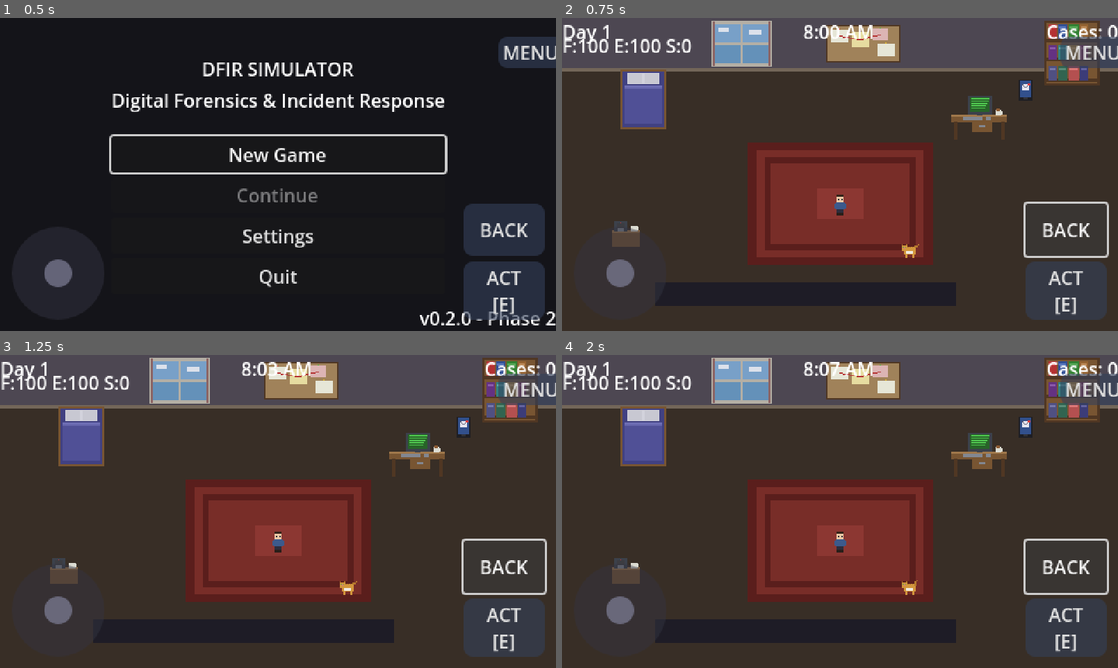
Above: before the commit, frames 1-4 (two rows, left to right).
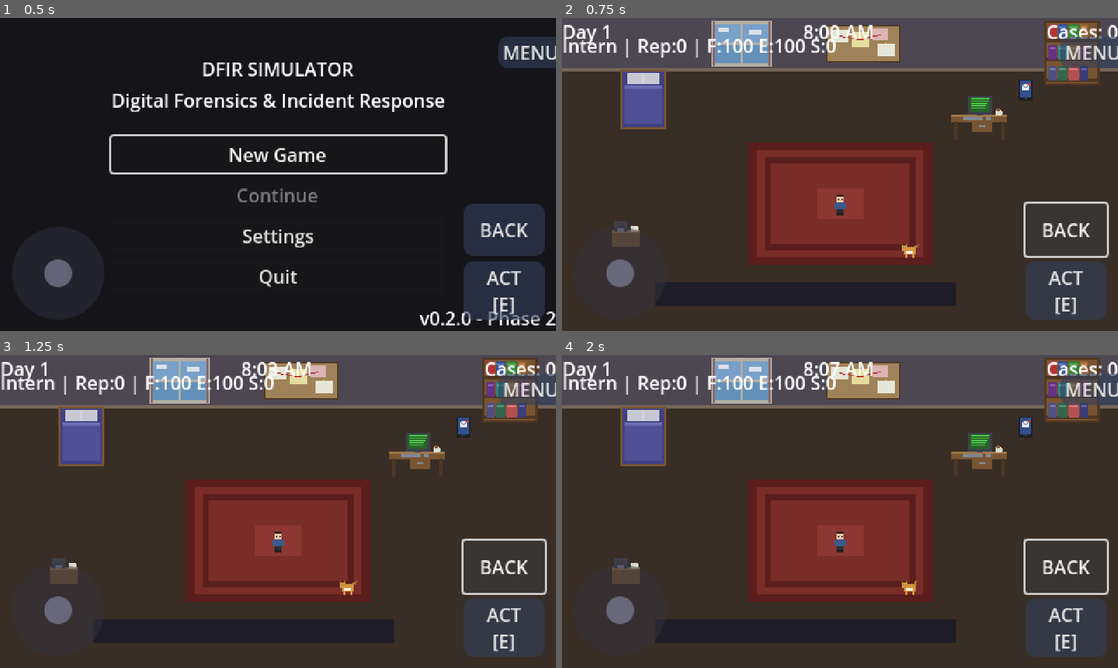
Above: after the commit, the same moments.

Repository: jbeley/dfir-godot
Game: Godot game, scene res://src/scenes/main_menu/main_menu.tscn
The game is run twice, just before and just after one commit, with the same random seed, the same clock (stepped at 60 frames per second) and the same inputs. Sound files missing from this copy of the repository are replaced by a short silence.
Inputs:
- Up to frame 1 (0.5 s): no input
- Up to frame 2 (0.75 s): click "BACK" at 0.5 s
- Up to frame 3 (1.25 s): no input
- Up to frame 4 (2 s): click "BACK" at 1.25 s

Frame 1 is identical in both runs. In frame 2, 1.1% of the frame differs, in the area x 0-50%, y 6-13%; in frame 3, 1.1%; in frame 4, 1.1%.

Commit message:
feat: gameplay polish - hotspot highlight, career HUD, better prompts
Hotspot visual highlight:
- Pulsing yellow circle around active hotspot Area2D
- Plays menu_move SFX when entering a hotspot
- Auto-cleanup when leaving

Interaction prompt:
- Moved from bottom of screen to y=200 (above touch buttons)
- Added dark blue semi-transparent background
- No longer overlaps with ACT/BACK touch buttons

HUD career display:
- Stats label now shows: "Intern | Rep:0 | F:100 E:100 S:0"
- Widened to 320px to fit career tier name
- Updates on rank promotion

Verified in Playwright browser test:
- HUD shows tier and reputation correctly
- Cat interruptions fire properly with dark notification bg

https://claude.ai/code/session_012KjAGV9HwsNLnUB9PY2fQ5

Diff:
--- a/src/scenes/hud/game_hud.gd
+++ b/src/scenes/hud/game_hud.gd
@@ -62,7 +62,9 @@
 
 
 func _update_stats() -> void:
-	stats_label.text = "F:%.0f E:%.0f S:%.0f" % [
+	stats_label.text = "%s | Rep:%.0f | F:%.0f E:%.0f S:%.0f" % [
+		ReputationManager.get_tier_name(),
+		ReputationManager.reputation,
 		ReputationManager.focus,
 		ReputationManager.energy,
 		ReputationManager.stress,
--- a/src/scenes/hud/game_hud.tscn
+++ b/src/scenes/hud/game_hud.tscn
@@ -36,9 +36,9 @@
 anchors_preset = 0
 offset_left = 0.0
 offset_top = 12.0
-offset_right = 120.0
+offset_right = 320.0
 offset_bottom = 24.0
-text = "F:100 E:100 S:0"
+text = "Intern | Rep:0 | F:100 E:100 S:0"
 horizontal_alignment = 0
 
 [node name="NotificationLabel" type="Label" parent="."]
--- a/src/scenes/office/office.gd
+++ b/src/scenes/office/office.gd
@@ -5,6 +5,7 @@
 @onready var player: CharacterBody2D = $Player
 @onready var day_night: CanvasModulate = $DayNightModulate
 @onready var interaction_label: Label = $UI/InteractionLabel
+@onready var interaction_bg: ColorRect = $UI/InteractionBG
 @onready var notification_label: Label = $UI/NotificationLabel
 @onready var notification_bg: ColorRect = $UI/NotificationBG
 @onready var floor_rect: ColorRect = $Floor
@@ -15,6 +16,7 @@
 var current_hotspot: String = ""
 var _hud: Node = null
 var _pause_menu: Control = null
+var _highlight_node: Node2D = null
 var _notification_timer: float = 0.0
 
 
@@ -76,6 +78,10 @@
 	player.set_nearby_interactable(area)
 	interaction_label.text = _get_hotspot_prompt(area.name)
 	interaction_label.visible = true
+	if interaction_bg:
+		interaction_bg.visible = true
+	_show_hotspot_highlight(area)
+	SfxBank.play("menu_move")
 
 
 func _on_interact_area_exited(area: Area2D) -> void:
@@ -85,6 +91,38 @@
 		current_hotspot = ""
 		player.clear_nearby_interactable(area)
 		interaction_label.visible = false
+		if interaction_bg:
+			interaction_bg.visible = false
+		_hide_hotspot_highlight()
+
+
+func _show_hotspot_highlight(area: Area2D) -> void:
+	_hide_hotspot_highlight()
+	_highlight_node = Sprite2D.new()
+	_highlight_node.position = area.global_position
+	_highlight_node.modulate = Color(1, 1, 0.4, 0.6)
+	# Use a simple colored circle drawn via a line2D pulsing
+	var line := Line2D.new()
+	line.width = 2.0
+	line.default_color = Color(1, 1, 0.3, 0.8)
+	var pts := PackedVector2Array()
+	var radius := 22.0
+	for i in range(33):
+		var angle: float = i * TAU / 32.0
+		pts.append(Vector2(cos(angle), sin(angle)) * radius)
+	line.points = pts
+	_highlight_node.add_child(line)
+	add_child(_highlight_node)
+	# Pulse animation
+	var tween := create_tween().set_loops()
+	tween.tween_property(_highlight_node, "modulate:a", 0.3, 0.5)
+	tween.tween_property(_highlight_node, "modulate:a", 0.9, 0.5)
+
+
+func _hide_hotspot_highlight() -> void:
+	if _highlight_node and is_instance_valid(_highlight_node):
+		_highlight_node.queue_free()
+	_highlight_node = null
 
 
 func _get_hotspot_prompt(hotspot_name: String) -> String:
--- a/src/scenes/office/office.tscn
+++ b/src/scenes/office/office.tscn
@@ -178,18 +178,26 @@
 
 [node name="UI" type="CanvasLayer" parent="."]
 
+[node name="InteractionBG" type="ColorRect" parent="UI"]
+visible = false
+anchors_preset = 5
+anchor_left = 0.5
+anchor_right = 0.5
+offset_left = -90.0
+offset_top = 200.0
+offset_right = 90.0
+offset_bottom = 220.0
+color = Color(0.05, 0.1, 0.2, 0.85)
+
 [node name="InteractionLabel" type="Label" parent="UI"]
 visible = false
-anchors_preset = 7
-anchor_left = 0.5
-anchor_top = 1.0
-anchor_right = 0.5
-anchor_bottom = 1.0
-offset_left = -80.0
-offset_top = -24.0
-offset_right = 80.0
-grow_horizontal = 2
-grow_vertical = 0
+anchors_preset = 5
+anchor_left = 0.5
+anchor_right = 0.5
+offset_left = -88.0
+offset_top = 201.0
+offset_right = 88.0
+offset_bottom = 219.0
 text = "[E] Interact"
 horizontal_alignment = 1
 
